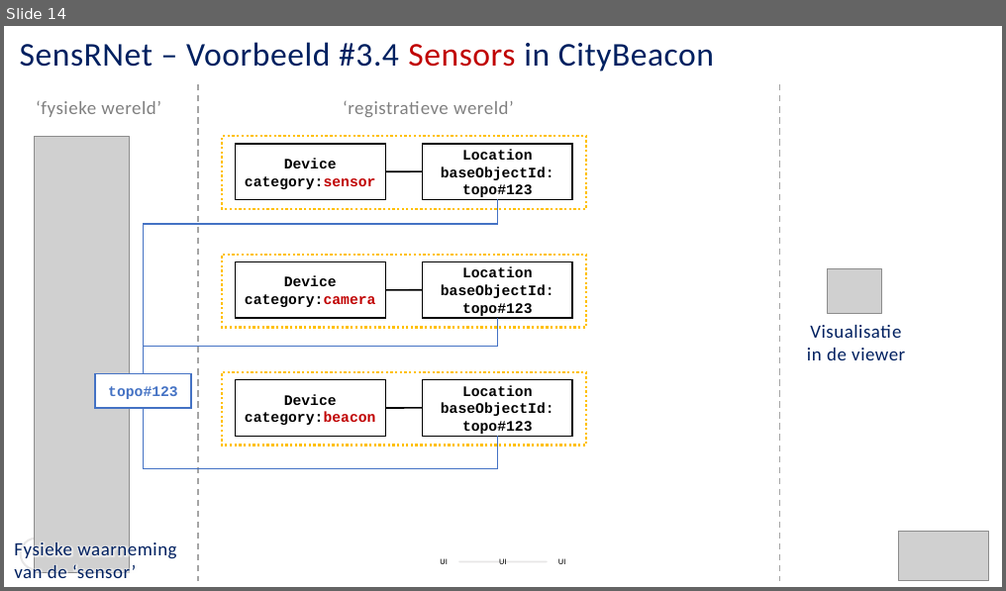
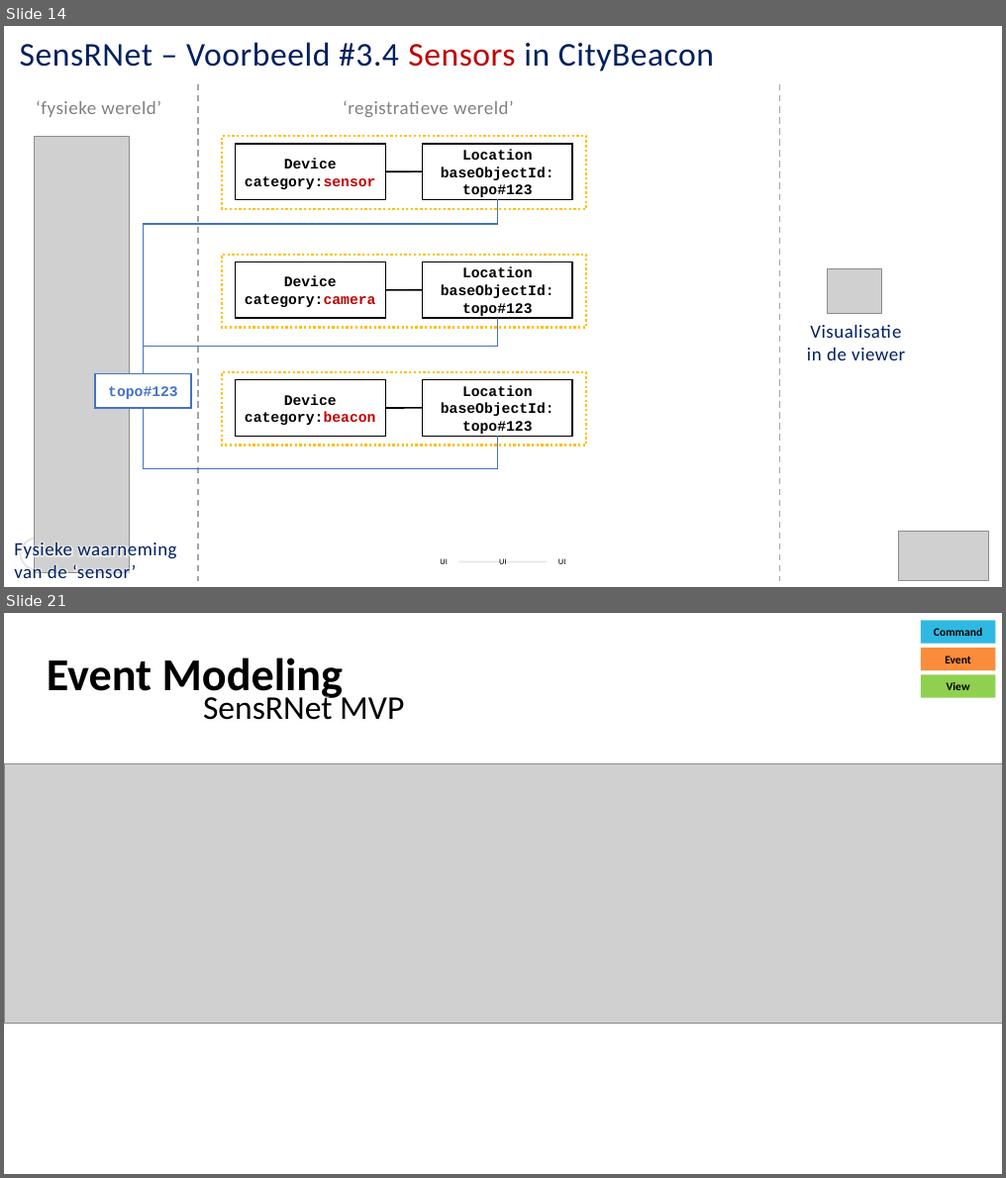
Before and after one commit to kadaster-labs/sensrnet-home, a slide deck: docs/SensRNet-Datamodel-explained.pptx. Shown one above the other, each under a label of ours: slide 14 before the commit, slides 14 and 21 after it; the slides between them are not shown. The pictures are 1006x591 and 1006x1178 pixels, drawn with LibreOffice and Linux fonts; fonts in the diff are those of the drawing; grey boxes stand for pictures. Boxes give left, top, right and bottom in pixels: in the first picture for what was removed or moved away, otherwise in the second. Text is boxed around its words. In the diff, an @@ line names an element or a change of style, - is before the commit and + after.

```diff
--- a/docs/SensRNet-Datamodel-explained.pptx
+++ b/docs/SensRNet-Datamodel-explained.pptx
@@ slide 21 added at box(4, 613, 1002, 1174), background #FFFFFF @@
@@ rectangle added at box(921, 621, 996, 644), fill #2FB8E1, 11 pt, text #000000, bold @@
+Command
@@ text added at box(47, 658, 343, 701), 44 pt, text #000000, bold @@
+Event Modeling
@@ rectangle added at box(921, 648, 996, 670), fill #FB8C3B, 11 pt, text #000000, bold @@
+Event
@@ text added at box(203, 691, 404, 720), 32 pt, text #000000 @@
+SensRNet MVP
@@ rectangle added at box(921, 675, 996, 698), fill #8FD14F, 11 pt, text #000000, bold @@
+View
@@ rectangle added at box(901, 704, 996, 820), fill #FFFFFF @@
@@ picture added at box(4, 764, 1002, 1023) @@
```
Also in this commit, not shown: 8 slides changed, 11 other slides added.
